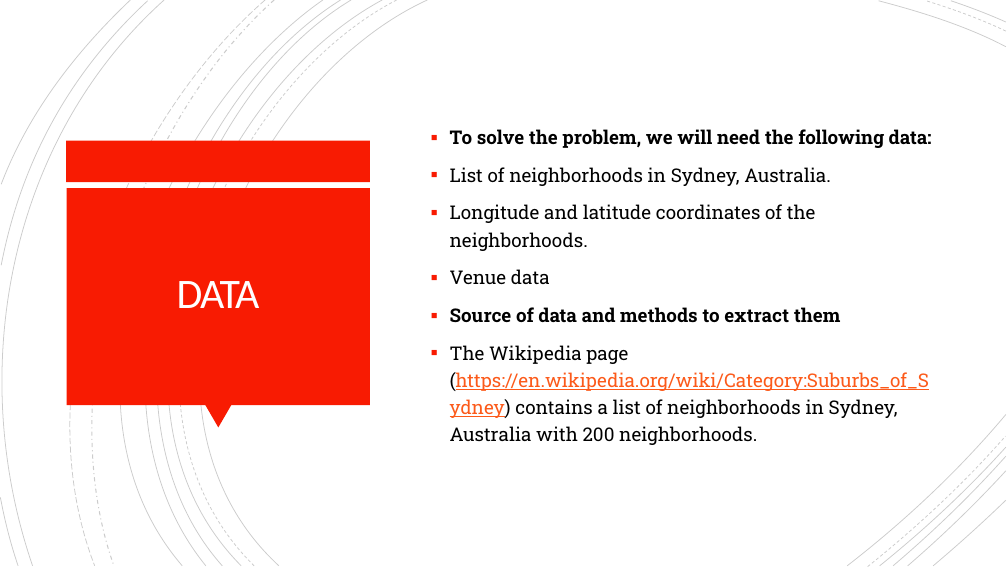
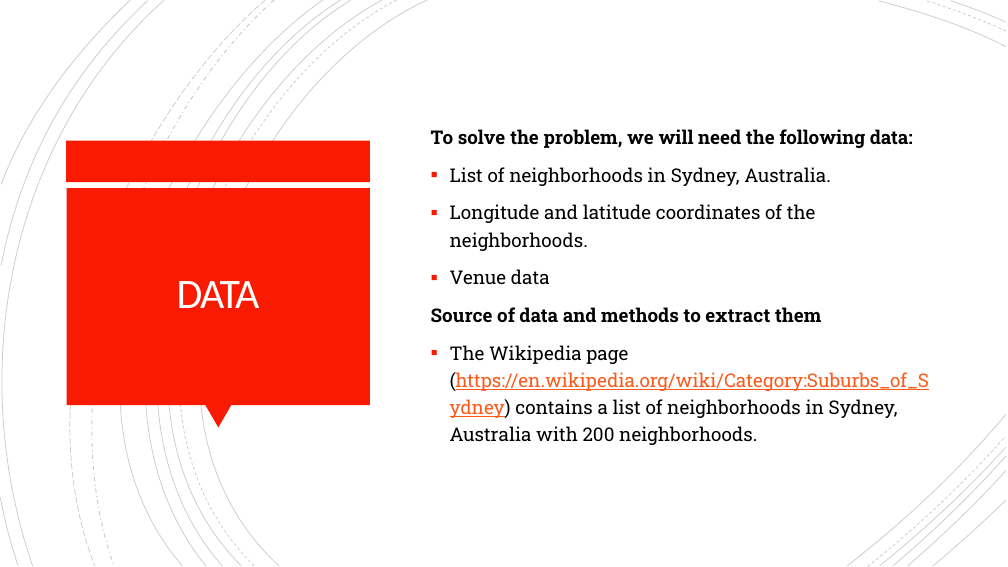
Before and after one commit to SsanyaS14/Steakhouses-Capstone, a slide deck: slide 3 of CAPSTONE PREZ.pptx. Drawn at 1008x567 pixels with LibreOffice and Linux fonts; fonts in the diff are those of the drawing. Boxes give left, top, right and bottom in pixels: in the first picture for what was removed or moved away, otherwise in the second. Text is boxed around its words. In the diff, an @@ line names an element or a change of style, - is before the commit and + after.

```diff
--- a/CAPSTONE PREZ.pptx
+++ b/CAPSTONE PREZ.pptx
@@ text at (431, 129, 913, 322): bullet ▪ to none @@
```
Also in this commit, not shown: 1 other slide changed, 2 slides removed.
